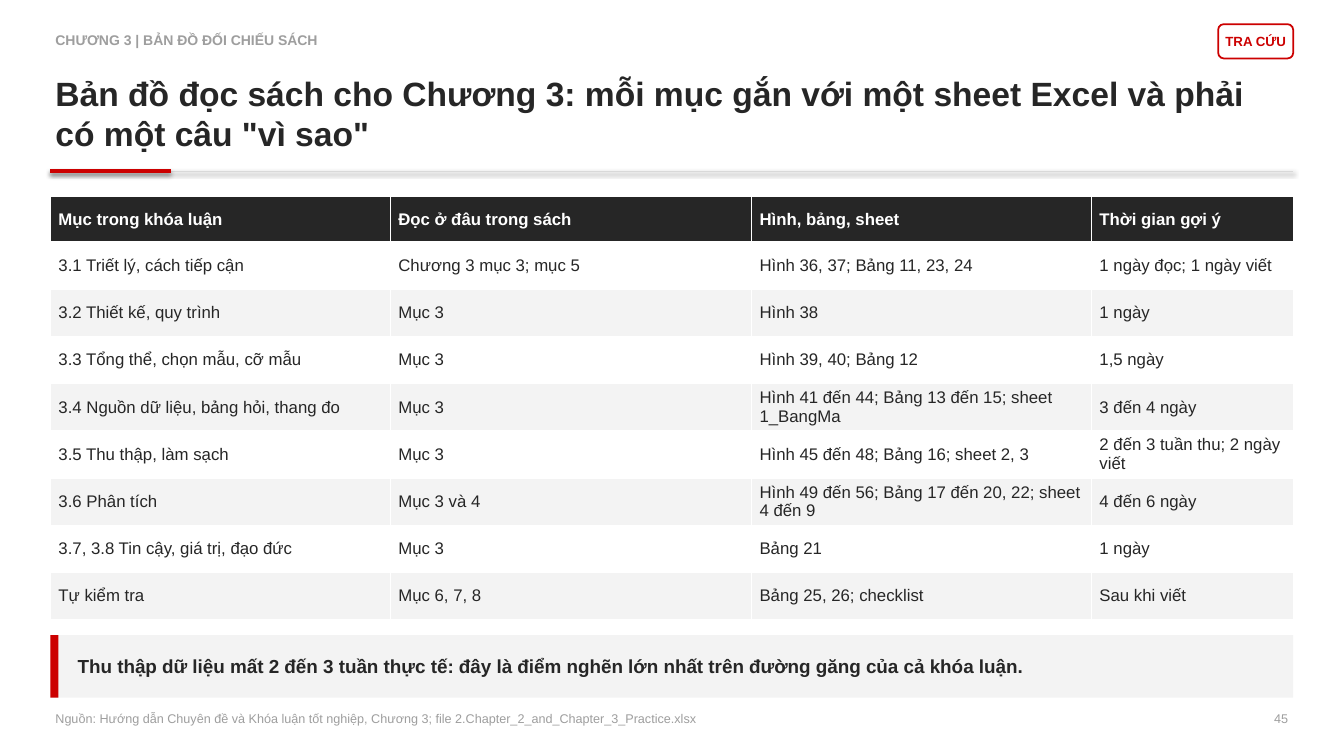
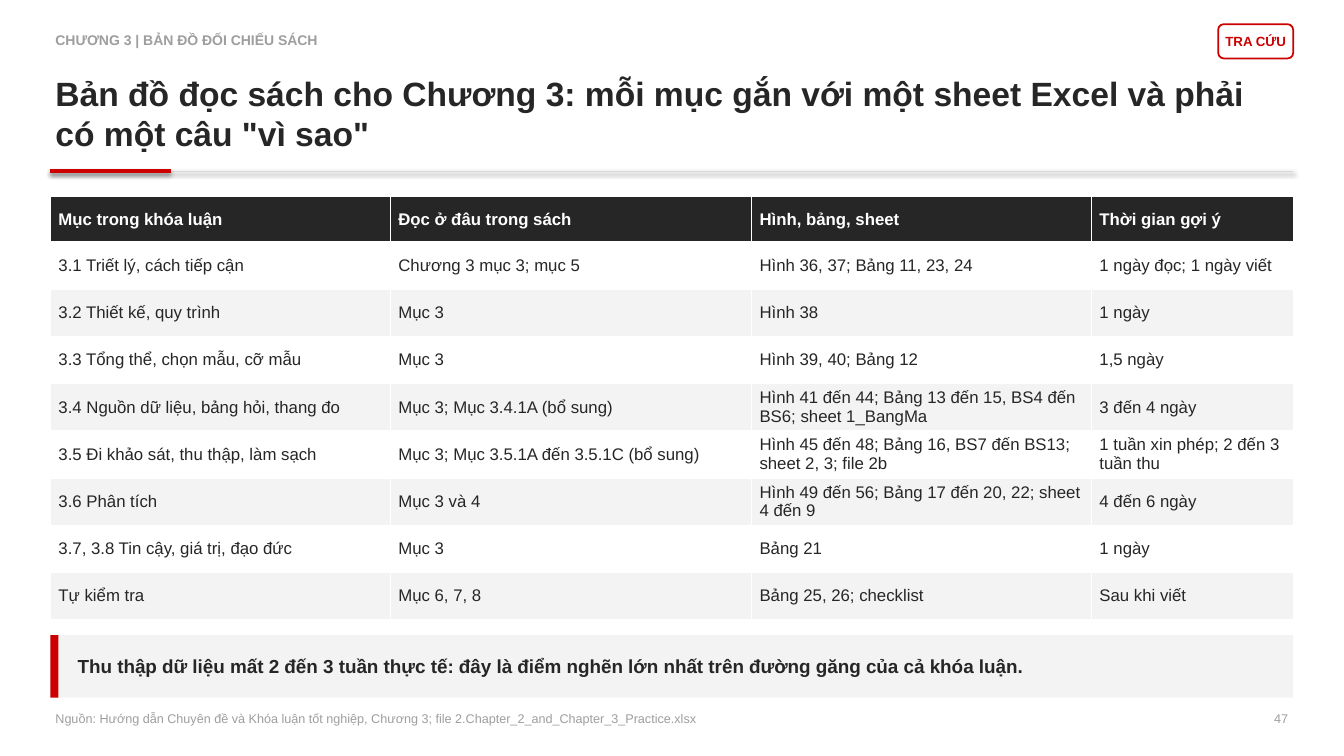
Before and after one commit to johnneinadlerr0353-bot/sachhuongdan, a slide deck: slide 47 of Core_Slide_2_HD2_Bain.pptx (slide 45 before the commit). Drawn at 1344x756 pixels with LibreOffice and Linux fonts; fonts in the diff are those of the drawing. Boxes give left, top, right and bottom in pixels: in the first picture for what was removed or moved away, otherwise in the second. Text is boxed around its words. In the diff, an @@ line names an element or a change of style, - is before the commit and + after.

```diff
--- a/Core_Slide_2_HD2_Bain.pptx
+++ b/Core_Slide_2_HD2_Bain.pptx
@@ table at <box>50,197,1293,620</box> @@
-row 5, column 2: Mục 3
+row 5, column 2: Mục 3; Mục 3.4.1A (bổ sung)
-row 5, column 3: Hình 41 đến 44; Bảng 13 đến 15; sheet 1_BangMa
+row 5, column 3: Hình 41 đến 44; Bảng 13 đến 15, BS4 đến BS6; sheet 1_BangMa
-row 6: 3.5 Thu thập, làm sạch | Mục 3 | Hình 45 đến 48; Bảng 16; sheet 2, 3 | 2 đến 3 tuần thu; 2 ngày viết
+row 6: 3.5 Đi khảo sát, thu thập, làm sạch | Mục 3; Mục 3.5.1A đến 3.5.1C (bổ sung) | Hình 45 đến 48; Bảng 16, BS7 đến BS13; sheet 2, 3; file 2b | 1 tuần xin phép; 2 đến 3 tuần thu
@@ text at <box>1274,714,1288,723</box>: text changed @@
-45
+47
```
Also in this commit, not shown: 68 other slides changed, 13 slides added, 4 other files.
